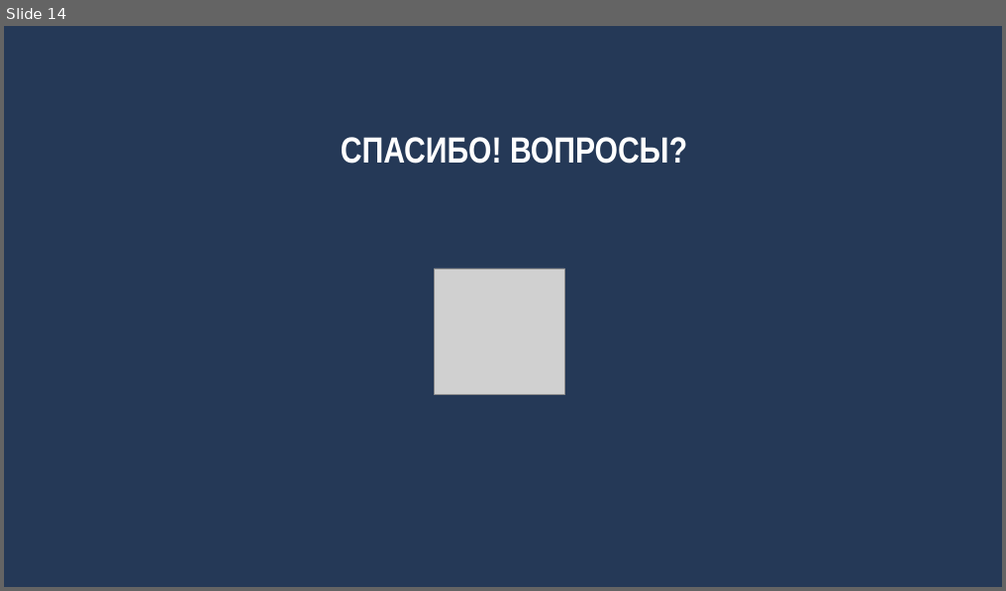
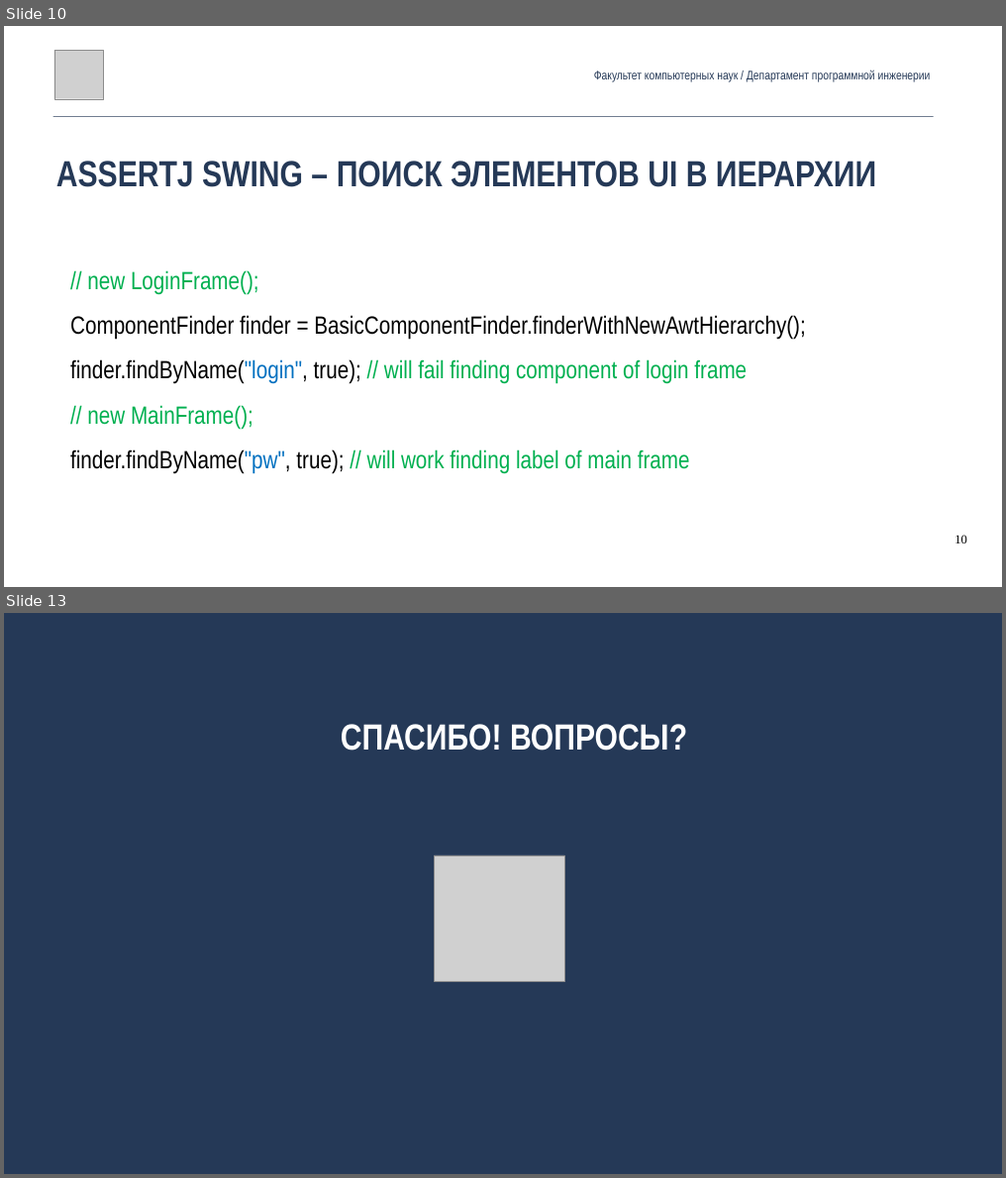
Before and after one commit to andrewt0301/qa-testing-course, a slide deck: seminars/seminar09/Seminar09.pptx. Shown one above the other, each under a label of ours: slide 14 before the commit, slides 10 and 13 after it; the slides between them are not shown. The pictures are 1006x591 and 1006x1178 pixels, drawn with LibreOffice and Linux fonts; fonts in the diff are those of the drawing; grey boxes stand for pictures. Boxes give left, top, right and bottom in pixels: in the first picture for what was removed or moved away, otherwise in the second. Text is boxed around its words. In the diff, an @@ line names an element or a change of style, - is before the commit and + after.

```diff
--- a/seminars/seminar09/Seminar09.pptx
+++ b/seminars/seminar09/Seminar09.pptx
@@ slide 10 added at [4,26,1002,587], background #FFFFFF @@
@@ picture added at [54,50,103,99] @@
@@ text added at [594,70,931,82], 24 pt, text #253957 @@
+Факультет компьютерных наук / Департамент программной инженерии
@@ line added from (54, 116) to (933, 116), #253957 0.99 pt @@
@@ text added at [56,161,876,187], 70 pt, text #253957, bold @@
+ASSERTJ SWING – ПОИСК ЭЛЕМЕНТОВ UI В ИЕРАРХИИ
@@ text added at [70,271,805,473], 48 pt, text #000000 @@
+// new LoginFrame();
+ComponentFinder finder = BasicComponentFinder.finderWithNewAwtHierarchy();
+finder.findByName("login", true); // will fail finding component of login frame
+// new MainFrame();
+finder.findByName("pw", true); // will work finding label of main frame
@@ page number added at [954,535,967,544], 24 pt, text #000000 @@
+10
@@ what was slide 14 is now slide 13 @@
```
Also in this commit, not shown: 7 slides changed, 4 other slides added, 6 slides removed, 1 other file.
